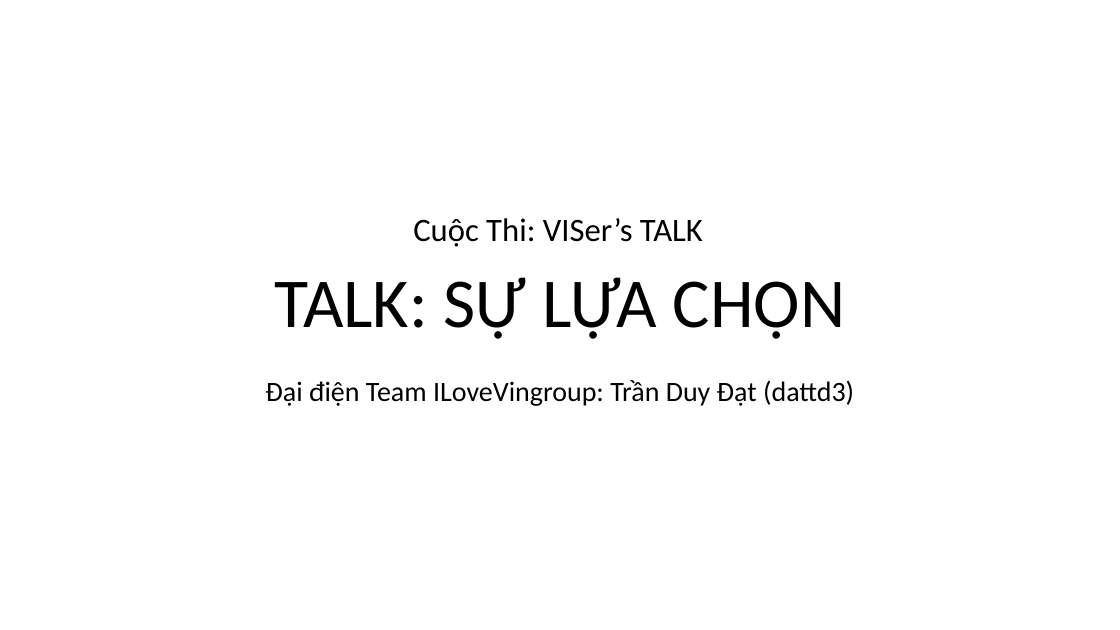
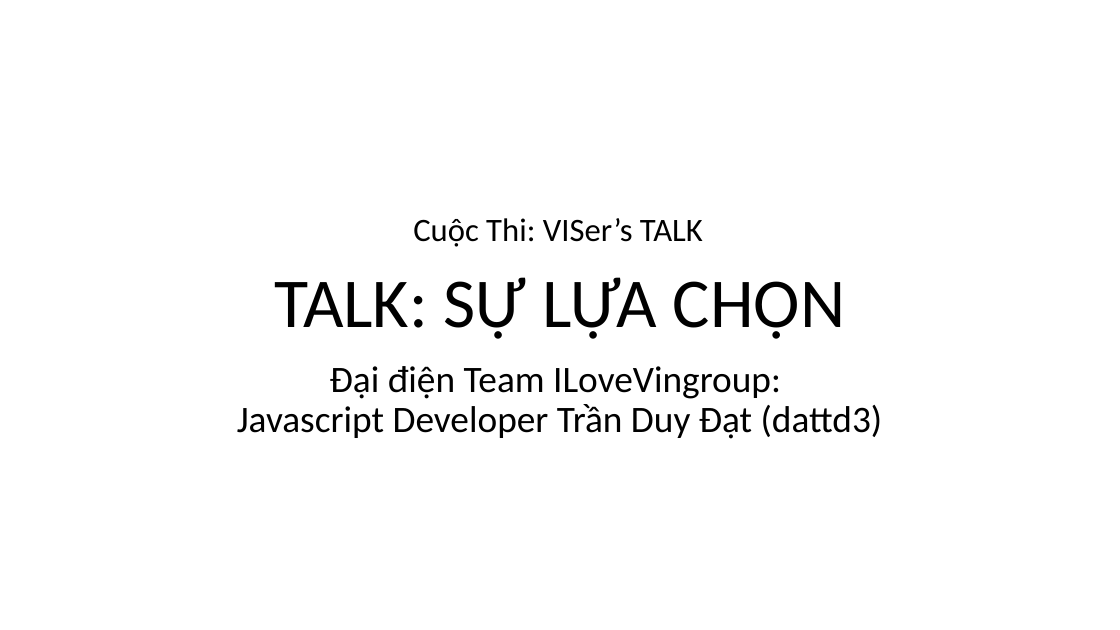
Before and after one commit to Dat0318/vin_talk, a slide deck: slide 1 of Vin_Talk.pptx. Drawn at 1120x630 pixels with LibreOffice and Linux fonts; fonts in the diff are those of the drawing; background and template pictures are left out. Boxes give left, top, right and bottom in pixels: in the first picture for what was removed or moved away, otherwise in the second. Text is boxed around its words. In the diff, an @@ line names an element or a change of style, - is before the commit and + after.

```diff
--- a/Vin_Talk.pptx
+++ b/Vin_Talk.pptx
@@ subtitle at box(237, 366, 883, 439): text changed; size 24 to 32 pt @@
-Đại điện Team ILoveVingroup: Trần Duy Đạt (dattd3)
+Đại điện Team ILoveVingroup:
+Javascript Developer Trần Duy Đạt (dattd3)
```
Also in this commit, not shown: 2 other slides changed, 1 slide added, 1 other file.
